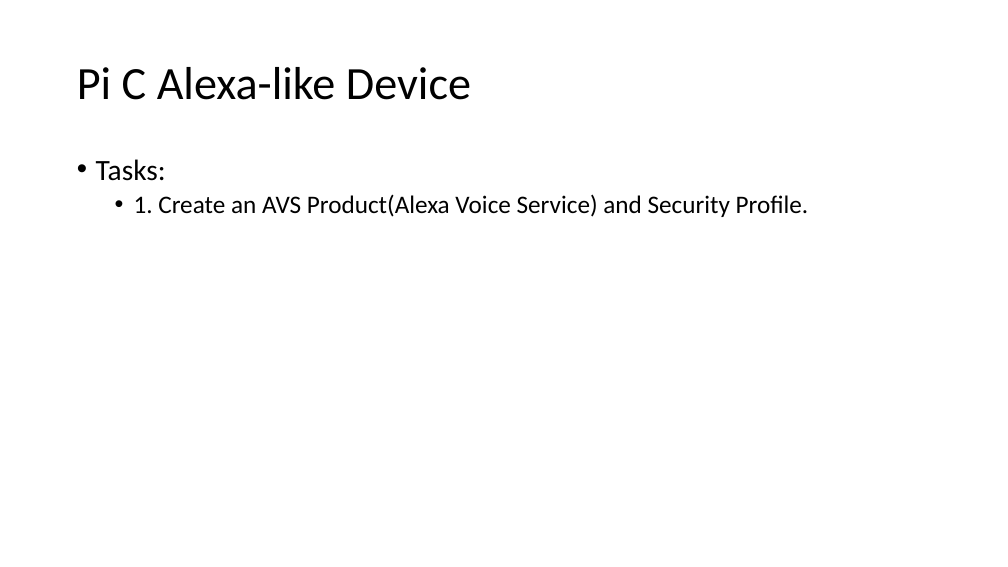
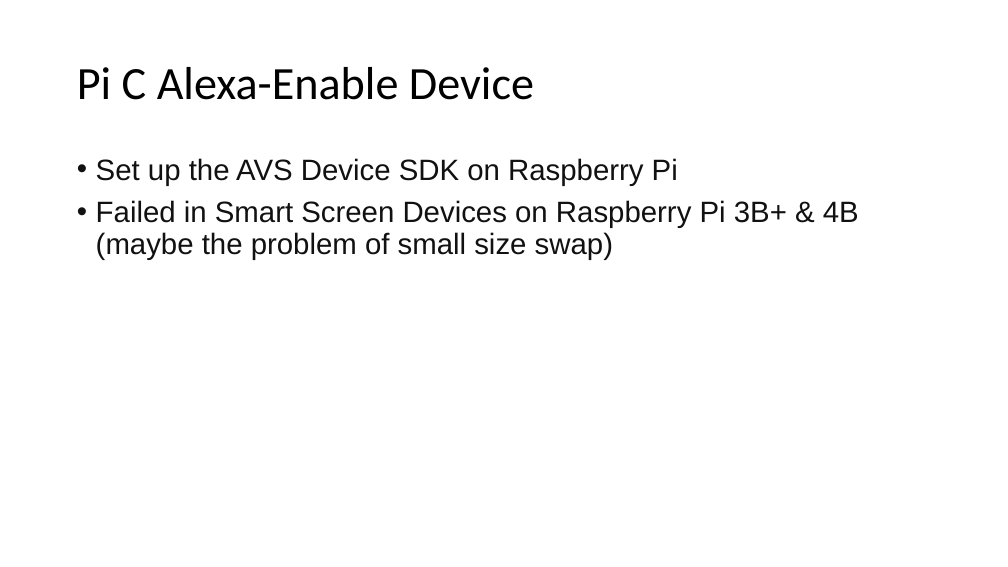
Before and after one commit to GXG-CS/Pi-Alexa, a slide deck: slide 28 of Presentation1.pptx (slide 29 before the commit). Drawn at 1008x567 pixels with LibreOffice and Linux fonts; fonts in the diff are those of the drawing. Boxes give left, top, right and bottom in pixels: in the first picture for what was removed or moved away, otherwise in the second. Text is boxed around its words. In the diff, an @@ line names an element or a change of style, - is before the commit and + after.

Commit message:
Pi Alexa

```diff
--- a/Presentation1.pptx
+++ b/Presentation1.pptx
@@ title at [77, 67, 534, 100]: text changed @@
-Pi C Alexa-like Device
+Pi C Alexa-Enable Device
@@ text at [96, 158, 859, 260]: text changed; size 24 to 28 pt; font Calibri to Arial; text colour #000000 to #111111 @@
-• Tasks:
-  • 1. Create an AVS Product(Alexa Voice Service) and Security Profile.
+• Set up the AVS Device SDK on Raspberry Pi
+• Failed in Smart Screen Devices on Raspberry Pi 3B+ & 4B (maybe the problem of small size swap)
```
Also in this commit, not shown: 2 other slides changed, 2 slides added, 3 slides removed.
